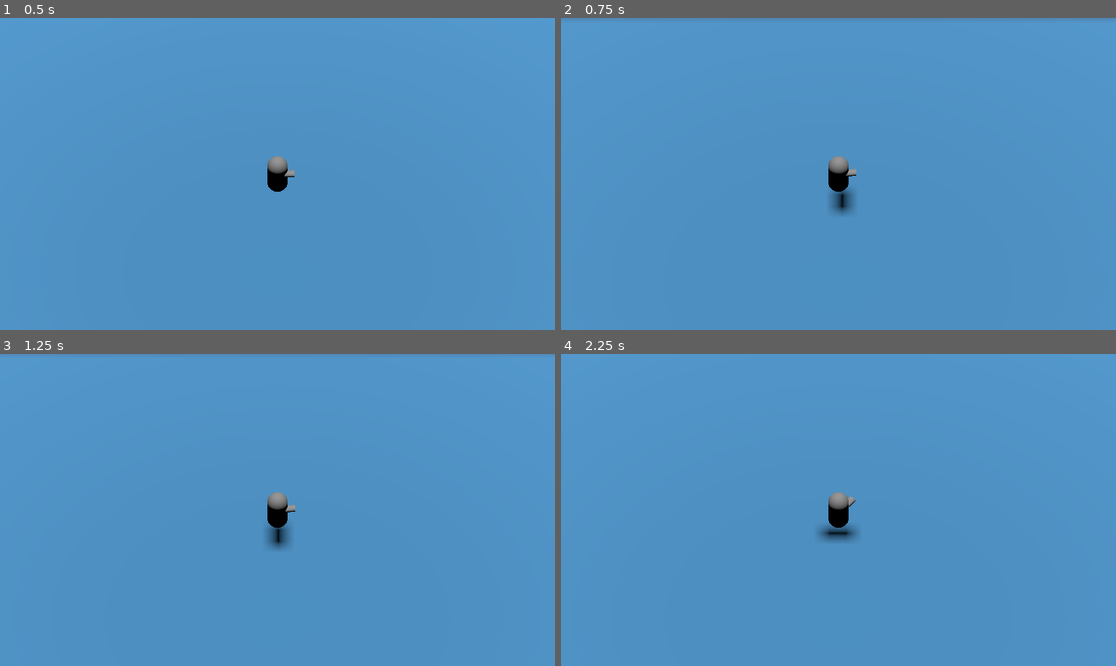
Above: before the commit, frames 1-4 (two rows, left to right).
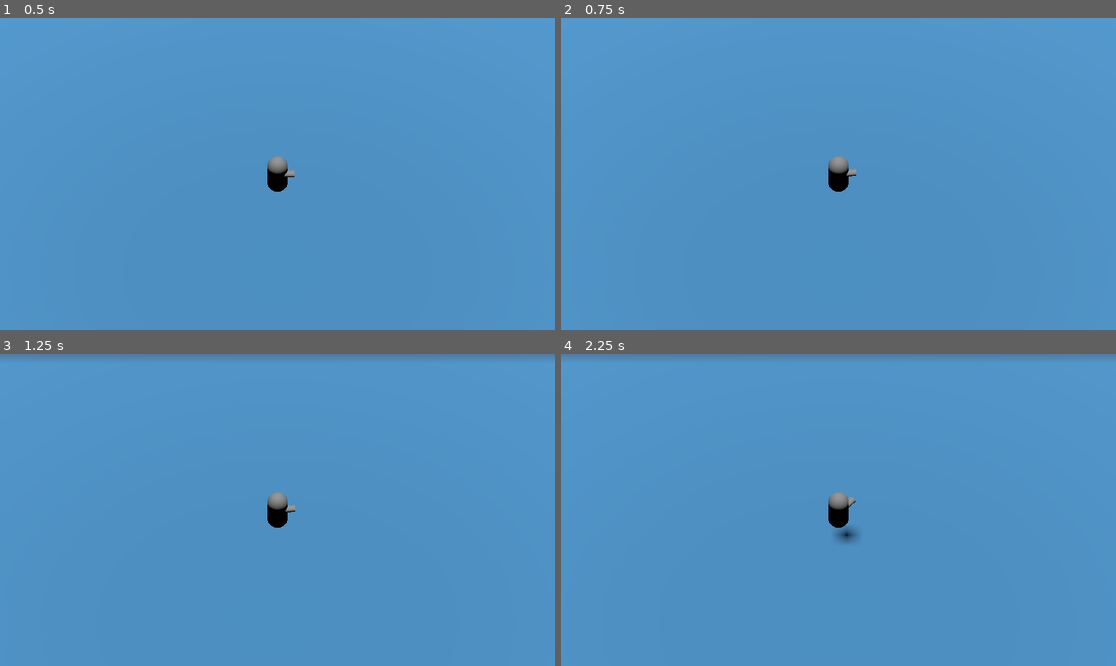
Above: after the commit, the same moments.

Repository: CalebJep/hackusu2023
Game: Godot game, scene res://main.tscn
Same seed, same stepped clock (60 frames per second), same inputs: the game is played once before the commit and once after it. The engine's default icon, where the game draws it, is replaced by a stand-in: a white triangle on a blue panel in a dark square.
Inputs (mouse positions are in pixels of both pictures, inside the frame that each line leads up to):
- Up to frame 1 (0.5 s): no input
- Up to frame 2 (0.75 s): tap Enter (ui_accept) at 0.5, 0.6 s; move the mouse to (960, 158) at 0.52 s; hold Right (ui_right) from 0.53 s (still down)
- Up to frame 3 (1.25 s): keep holding Right (ui_right); tap Space (jump, bound only after the commit) at 0.77, 1.07 s; click (399, 494) at 0.8 s
- Up to frame 4 (2.25 s): move the mouse to (727, 525) at 1.27 s; release Right (ui_right) at 1.28 s; hold Down (ui_down) 1.28-2.03 s; click (727, 525) at 1.35 s; tap Space (jump, bound only after the commit) at 1.52, 1.55, 1.82, 2.1 s; move the mouse to (894, 441) at 2.02 s; hold Right (ui_right) from 2.03 s (still down)

Frame 1 is identical in both runs. In frame 2, 0.3% of the frame differs, in the area x 48-53%, y 48-64%; in frame 3, 0.3%; in frame 4, 1.3%, in the area x 0-100%, y 0-61%.

Commit message:
Added shooting

Diff:
--- /dev/null
+++ b/MeshInstance3D.gd
@@ -0,0 +1,11 @@
+extends MeshInstance3D
+
+
+# Called when the node enters the scene tree for the first time.
+func _ready():
+	pass # Replace with function body.
+
+
+# Called every frame. 'delta' is the elapsed time since the previous frame.
+func _process(delta):
+	pass
--- /dev/null
+++ b/bullet.gd
@@ -0,0 +1,19 @@
+extends CharacterBody3D
+
+# speed of bullets
+@export var speed = 40
+
+
+func _physics_process(_delta):
+	move_and_slide()
+
+func initialize(start_position, angle):
+	position = start_position
+	rotation = angle
+
+	velocity = Vector3.FORWARD * speed
+	velocity = velocity.rotated(Vector3.UP, rotation.y)
+
+# Despawn when leaves viewable area
+#func _on_visible_on_screen_notifier_3d_screen_exited():
+#	queue_free()
--- /dev/null
+++ b/bullet.tscn
@@ -0,0 +1,28 @@
+[gd_scene load_steps=4 format=3 uid="uid://ylbdaayxsm7b"]
+
+[ext_resource type="Script" path="res://bullet.gd" id="1_bkh1i"]
+
+[sub_resource type="SphereMesh" id="SphereMesh_s1tiu"]
+radius = 0.1
+height = 0.2
+
+[sub_resource type="SphereShape3D" id="SphereShape3D_vhf0b"]
+radius = 0.1
+
+[node name="Bullet" type="CharacterBody3D"]
+collision_layer = 0
+collision_mask = 0
+script = ExtResource("1_bkh1i")
+
+[node name="MeshInstance3D" type="MeshInstance3D" parent="."]
+mesh = SubResource("SphereMesh_s1tiu")
+
+[node name="CollisionShape3D" type="CollisionShape3D" parent="."]
+transform = Transform3D(0.999501, 0.0278638, -0.0148674, -0.0274581, 0.999263, 0.0268276, 0.015604, -0.0264059, 0.999529, 0, 0, 0)
+shape = SubResource("SphereShape3D_vhf0b")
+
+[node name="VisibleOnScreenNotifier3D" type="VisibleOnScreenNotifier3D" parent="."]
+visible = false
+aabb = AABB(-0.5, -0.5, -0.5, 1, 1, 1)
+
+[connection signal="screen_exited" from="VisibleOnScreenNotifier3D" to="." method="_on_visible_on_screen_notifier_3d_screen_exited"]
--- a/character.gd
+++ b/character.gd
@@ -1,5 +1,7 @@
 extends CharacterBody3D
 
+# For creating bullets
+@export var bullet_scene: PackedScene
 
 const SPEED = 5.0
 const JUMP_VELOCITY = 4.5
@@ -14,12 +16,16 @@
 		velocity.y -= gravity * delta
 
 	# Handle Jump.
-	if Input.is_action_just_pressed("ui_accept") and is_on_floor():
+	if Input.is_action_just_pressed("jump") and is_on_floor():
 		velocity.y = JUMP_VELOCITY
+
+		# Handle Shoot.
+	if Input.is_action_just_pressed("shoot"):
+		shoot()
 
 	# Get the input direction and handle the movement/deceleration.
 	# As good practice, you should replace UI actions with custom gameplay actions.
-	var input_dir = Input.get_vector("ui_left", "ui_right", "ui_up", "ui_down")
+	var input_dir = Input.get_vector("move_left", "move_right", "move_forward", "move_back")
 	var direction = (Vector3(input_dir.x, 0, input_dir.y)).normalized()
 	if direction:
 		velocity.x = direction.x * SPEED
@@ -35,3 +41,14 @@
 	var mouse_pos = get_viewport().get_mouse_position()
 	var angle = screen_pos.angle_to_point(mouse_pos)
 	rotation.y = -angle + offset
+
+func shoot():
+	# Create a bullet instance and add it to the scene.
+	var bullet = bullet_scene.instantiate()
+
+	# Get the location and angle of the bullet
+	var bullet_spawn_location = $GunModel/BulletSpawner.global_position
+	var angle = rotation
+
+	get_node("/root/Main").add_child(bullet)
+	bullet.initialize(bullet_spawn_location, angle)
--- a/character.tscn
+++ b/character.tscn
@@ -1,6 +1,7 @@
-[gd_scene load_steps=5 format=3 uid="uid://damodg7vlykkg"]
+[gd_scene load_steps=6 format=3 uid="uid://damodg7vlykkg"]
 
 [ext_resource type="Script" path="res://character.gd" id="1_3pxy7"]
+[ext_resource type="PackedScene" uid="uid://ylbdaayxsm7b" path="res://bullet.tscn" id="2_c5vfo"]
 
 [sub_resource type="CapsuleShape3D" id="CapsuleShape3D_bjs30"]
 
@@ -11,15 +12,19 @@
 [node name="Character" type="CharacterBody3D"]
 transform = Transform3D(1, 0, 0, 0, 1, 0, 0, 0, 1, 0, 1.04831, 0)
 script = ExtResource("1_3pxy7")
+bullet_scene = ExtResource("2_c5vfo")
 
 [node name="CollisionShape3D" type="CollisionShape3D" parent="."]
 transform = Transform3D(1, 0, 0, 0, 1, 0, 0, 0, 1, 0.00579953, 0, -1.4782e-05)
 shape = SubResource("CapsuleShape3D_bjs30")
 
-[node name="MeshInstance3D" type="MeshInstance3D" parent="."]
+[node name="PlayerModel" type="MeshInstance3D" parent="."]
 mesh = SubResource("CapsuleMesh_7sqqc")
 skeleton = NodePath("../CollisionShape3D")
 
-[node name="MeshInstance3D2" type="MeshInstance3D" parent="."]
+[node name="GunModel" type="MeshInstance3D" parent="."]
 transform = Transform3D(0.386199, 0, 0, 0, -1.21771e-08, -0.269259, 0, 0.278579, -1.17697e-08, 0.194625, 0.204036, -0.545231)
 mesh = SubResource("CylinderMesh_aecoe")
+
+[node name="BulletSpawner" type="Marker3D" parent="GunModel"]
+transform = Transform3D(2.58934, 0, 0, 0, -1.56908e-07, 3.58964, 0, -3.7139, -1.6234e-07, 0.0330562, -0.879408, 0.00162888)
--- a/main.tscn
+++ b/main.tscn
@@ -1,7 +1,8 @@
-[gd_scene load_steps=6 format=3 uid="uid://jy42jcydgc4a"]
+[gd_scene load_steps=7 format=3 uid="uid://jy42jcydgc4a"]
 
 [ext_resource type="PackedScene" uid="uid://damodg7vlykkg" path="res://character.tscn" id="1_4ifcc"]
 [ext_resource type="Texture2D" uid="uid://bawnnb1rhguwv" path="res://icon.png" id="1_v4bxo"]
+[ext_resource type="Script" path="res://MeshInstance3D.gd" id="2_ylno0"]
 
 [sub_resource type="StandardMaterial3D" id="StandardMaterial3D_pkiib"]
 albedo_texture = ExtResource("1_v4bxo")
@@ -20,6 +21,7 @@
 
 [node name="MeshInstance3D" type="MeshInstance3D" parent="Floor"]
 mesh = SubResource("BoxMesh_xqenq")
+script = ExtResource("2_ylno0")
 
 [node name="CollisionShape3D" type="CollisionShape3D" parent="Floor"]
 shape = SubResource("BoxShape3D_wpool")
@@ -36,7 +38,7 @@
 shadow_enabled = true
 
 [node name="CameraPivot" type="Node3D" parent="."]
-transform = Transform3D(-1, -9.72539e-08, -1.15505e-07, 1.1219e-08, 0.714985, -0.699139, 1.50578e-07, -0.699139, -0.714985, 0, 1.04831, 0)
+transform = Transform3D(-1, -8.98759e-08, -1.0796e-07, 1.1219e-08, 0.714985, -0.699139, 1.40025e-07, -0.699139, -0.714985, 0, 1.04831, 0)
 
 [node name="Camera3D" type="Camera3D" parent="CameraPivot"]
 transform = Transform3D(-1, 0, -8.74228e-08, 0, 1, 0, 8.74228e-08, 0, -1, 0, 2.98023e-07, -7.90326)
--- a/project.godot
+++ b/project.godot
@@ -25,32 +25,40 @@
 
 [input]
 
-ui_left={
+ui_accept={
 "deadzone": 0.5,
-"events": [Object(InputEventKey,"resource_local_to_scene":fa …(123 unchanged characters)… d":false,"pressed":false,"keycode":4194319,"physical_keycode":0,"key_label":0,"unicode":4194319,"echo":false,"script":null)
-, Object(InputEventJoypadButton,"resource_local_to_scene":false,"resource_name":"","device":0,"button_index":13,"pressure":0.0,"pressed":false,"script":null)
-, Object(InputEventKey,"resource_local_to_scene":false,"resource_name":"","device":-1,"window_id":0,"alt_pressed":false,"shift_pressed":false,"ctrl_pressed":false,"meta_pressed":false,"pressed":false,"keycode":0,"physical_keycode":65,"key_label":0,"unicode":97,"echo":false,"script":null)
+"events": [Object(InputEventKey,"resource_local_to_scene":fa …(123 unchanged characters)… d":false,"pressed":false,"keycode":4194309,"physical_keycode":0,"key_label":0,"unicode":4194309,"echo":false,"script":null)
+, Object(InputEventKey,"resource_local_to_scene":false,"resource_name":"","device":0,"window_id":0,"alt_pressed":false,"shift_pressed":false,"ctrl_pressed":false,"meta_pressed":false,"pressed":false,"keycode":4194310,"physical_keycode":0,"key_label":0,"unicode":4194310,"echo":false,"script":null)
 ]
 }
-ui_right={
+move_right={
 "deadzone": 0.5,
-"events": [Object(InputEventKey,"resource_local_to_scene":false,"resource_name":"","device":0,"window_id":0,"alt_pressed":false,"shift_pressed":false,"ctrl_pressed":false,"meta_pressed":false,"pressed":false,"keycode":4194321,"physical_keycode":0,"key_label":0,"unicode":4194321,"echo":false,"script":null)
-, Object(InputEventJoypadButton,"resource_local_to_scene":false,"resource_name":"","device":0,"button_index":14,"pressure":0.0,"pressed":false,"script":null)
-, Object(InputEventKey,"resource_local_to_scene":false,"resource_name":"","device":-1,"window_id":0,"alt_pressed":false,"shift_pressed":false,"ctrl_pressed":false,"meta_pressed":false,"pressed":false,"keycode":0,"physical_keycode":68,"key_label":0,"unicode":100,"echo":false,"script":null)
+"events": [Object(InputEventKey,"resource_local_to_scene":false,"resource_name":"","device":-1,"window_id":0,"alt_pressed":false,"shift_pressed":false,"ctrl_pressed":false,"meta_pressed":false,"pressed":false,"keycode":0,"physical_keycode":68,"key_label":0,"unicode":100,"echo":false,"script":null)
 ]
 }
-ui_up={
+move_left={
 "deadzone": 0.5,
-"events": [Object(InputEventKey,"resource_local_to_scene":false,"resource_name":"","device":0,"window_id":0,"alt_pressed":false,"shift_pressed":false,"ctrl_pressed":false,"meta_pressed":false,"pressed":false,"keycode":4194320,"physical_keycode":0,"key_label":0,"unicode":4194320,"echo":false,"script":null)
-, Object(InputEventJoypadButton,"resource_local_to_scene":false,"resource_name":"","device":0,"button_index":11,"pressure":0.0,"pressed":false,"script":null)
-, Object(InputEventKey,"resource_local_to_scene":false,"resource_name":"","device":-1,"window_id":0,"alt_pressed":false,"shift_pressed":false,"ctrl_pressed":false,"meta_pressed":false,"pressed":false,"keycode":0,"physical_keycode":87,"key_label":0,"unicode":119,"echo":false,"script":null)
+"events": [Object(InputEventKey,"resource_local_to_scene":false,"resource_name":"","device":-1,"window_id":0,"alt_pressed":false,"shift_pressed":false,"ctrl_pressed":false,"meta_pressed":false,"pressed":false,"keycode":0,"physical_keycode":65,"key_label":0,"unicode":97,"echo":false,"script":null)
 ]
 }
-ui_down={
+move_forward={
 "deadzone": 0.5,
-"events": [Object(InputEventKey,"resource_local_to_scene":false,"resource_name":"","device":0,"window_id":0,"alt_pressed":false,"shift_pressed":false,"ctrl_pressed":false,"meta_pressed":false,"pressed":false,"keycode":4194322,"physical_keycode":0,"key_label":0,"unicode":4194322,"echo":false,"script":null)
-, Object(InputEventJoypadButton,"resource_local_to_scene":false,"resource_name":"","device":0,"button_index":12,"pressure":0.0,"pressed":false,"script":null)
-, Object(InputEventKey,"resource_local_to_scene":false,"resource_name":"","device":-1,"window_id":0,"alt_pressed":false,"shift_pressed":false,"ctrl_pressed":false,"meta_pressed":false,"pressed":false,"keycode":0,"physical_keycode":83,"key_label":0,"unicode":115,"echo":false,"script":null)
+"events": [Object(InputEventKey,"resource_local_to_scene":false,"resource_name":"","device":-1,"window_id":0,"alt_pressed":false,"shift_pressed":false,"ctrl_pressed":false,"meta_pressed":false,"pressed":false,"keycode":0,"physical_keycode":87,"key_label":0,"unicode":119,"echo":false,"script":null)
+]
+}
+move_back={
+"deadzone": 0.5,
+"events": [Object(InputEventKey,"resource_local_to_scene":false,"resource_name":"","device":-1,"window_id":0,"alt_pressed":false,"shift_pressed":false,"ctrl_pressed":false,"meta_pressed":false,"pressed":false,"keycode":0,"physical_keycode":83,"key_label":0,"unicode":115,"echo":false,"script":null)
+]
+}
+jump={
+"deadzone": 0.5,
+"events": [Object(InputEventKey,"resource_local_to_scene":false,"resource_name":"","device":-1,"window_id":0,"alt_pressed":false,"shift_pressed":false,"ctrl_pressed":false,"meta_pressed":false,"pressed":false,"keycode":0,"physical_keycode":32,"key_label":0,"unicode":32,"echo":false,"script":null)
+]
+}
+shoot={
+"deadzone": 0.5,
+"events": [Object(InputEventMouseButton,"resource_local_to_scene":false,"resource_name":"","device":-1,"window_id":0,"alt_pressed":false,"shift_pressed":false,"ctrl_pressed":false,"meta_pressed":false,"button_mask":1,"position":Vector2(134, 18),"global_position":Vector2(138, 61),"factor":1.0,"button_index":1,"pressed":true,"double_click":false,"script":null)
 ]
 }
 
